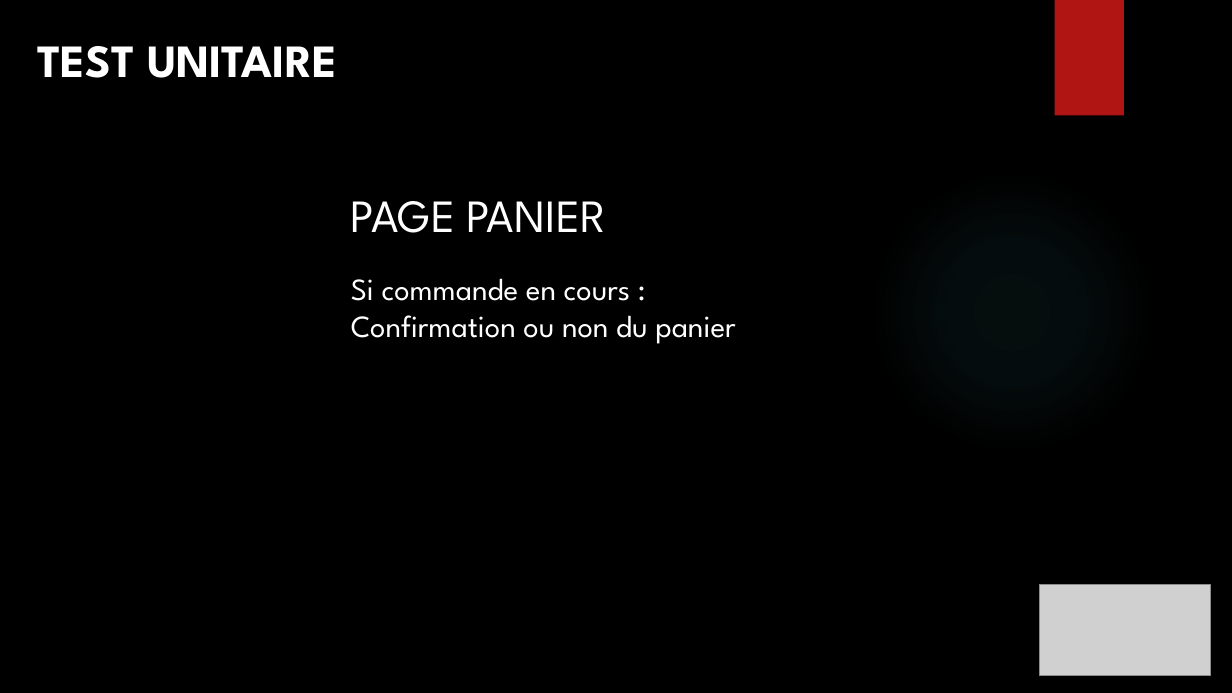
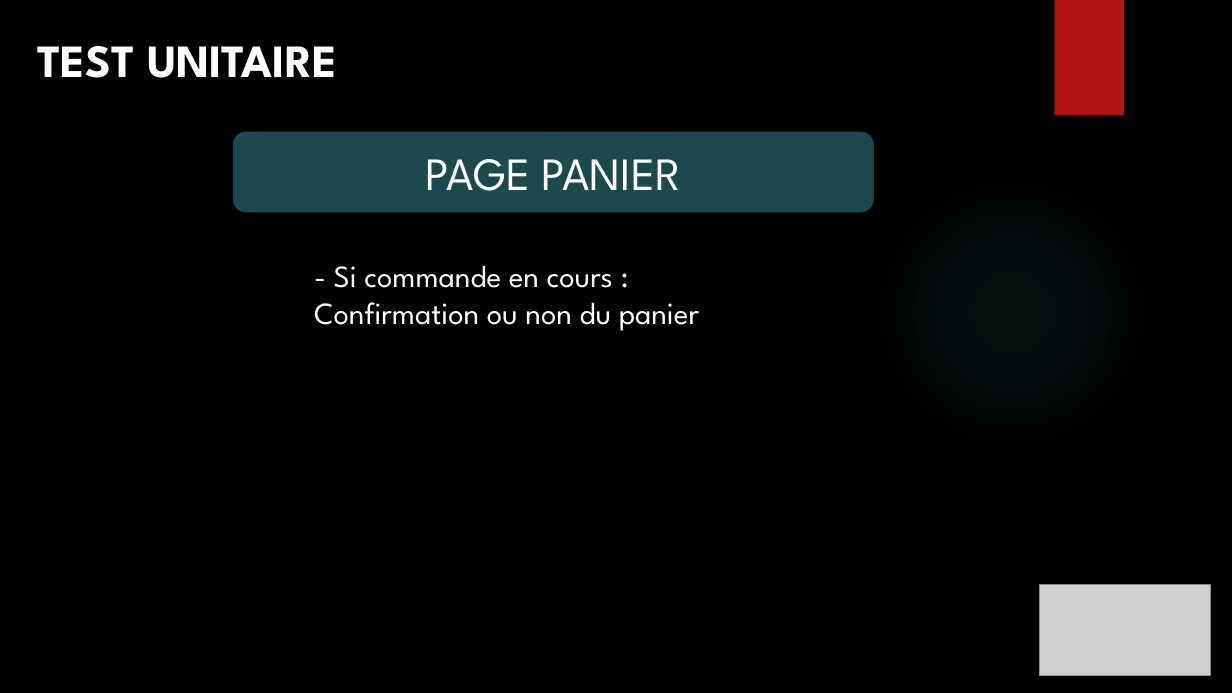
Before and after one commit to ChampemeDylan/UPOP, a slide deck: slide 28 of Présentation UPOP.pptx. Drawn at 1232x693 pixels with LibreOffice and Linux fonts; fonts in the diff are those of the drawing; grey boxes stand for pictures; background and template pictures are left out. Boxes give left, top, right and bottom in pixels: in the first picture for what was removed or moved away, otherwise in the second. Text is boxed around its words. In the diff, an @@ line names an element or a change of style, - is before the commit and + after.

```diff
--- a/Présentation UPOP.pptx
+++ b/Présentation UPOP.pptx
@@ rounded rectangle "PAGE PANIER": place and size @@
-rounded rectangle "PAGE PANIER" at (351,201,606,233)
+rounded rectangle "PAGE PANIER" at (232,130,875,213)
@@ rounded rectangle "PAGE PANIER" at (232,130,875,213): alignment left to centre; vertical alignment top to middle; fill none to #1B494C; outline none to #000000 1.5 pt @@
@@ text "- Si commande en cours ...": place and size @@
-text "- Si commande en cours ..." at (351,278,735,344)
+text "- Si commande en cours ..." at (314,265,699,331)
@@ text at (334,265,613,288): text changed @@
-Si commande en cours :
+- Si commande en cours :
```
Also in this commit, not shown: 3 other slides changed.
